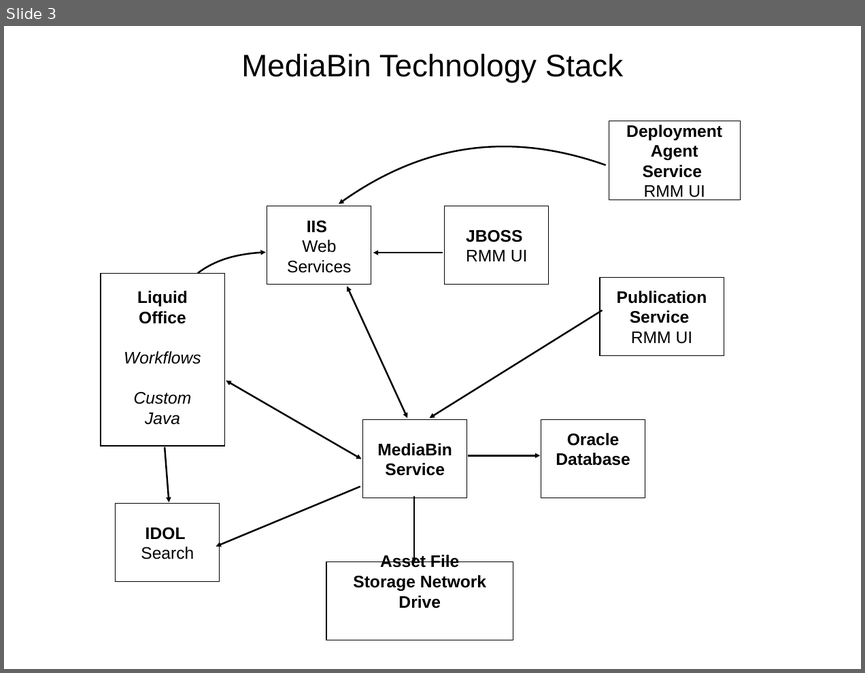
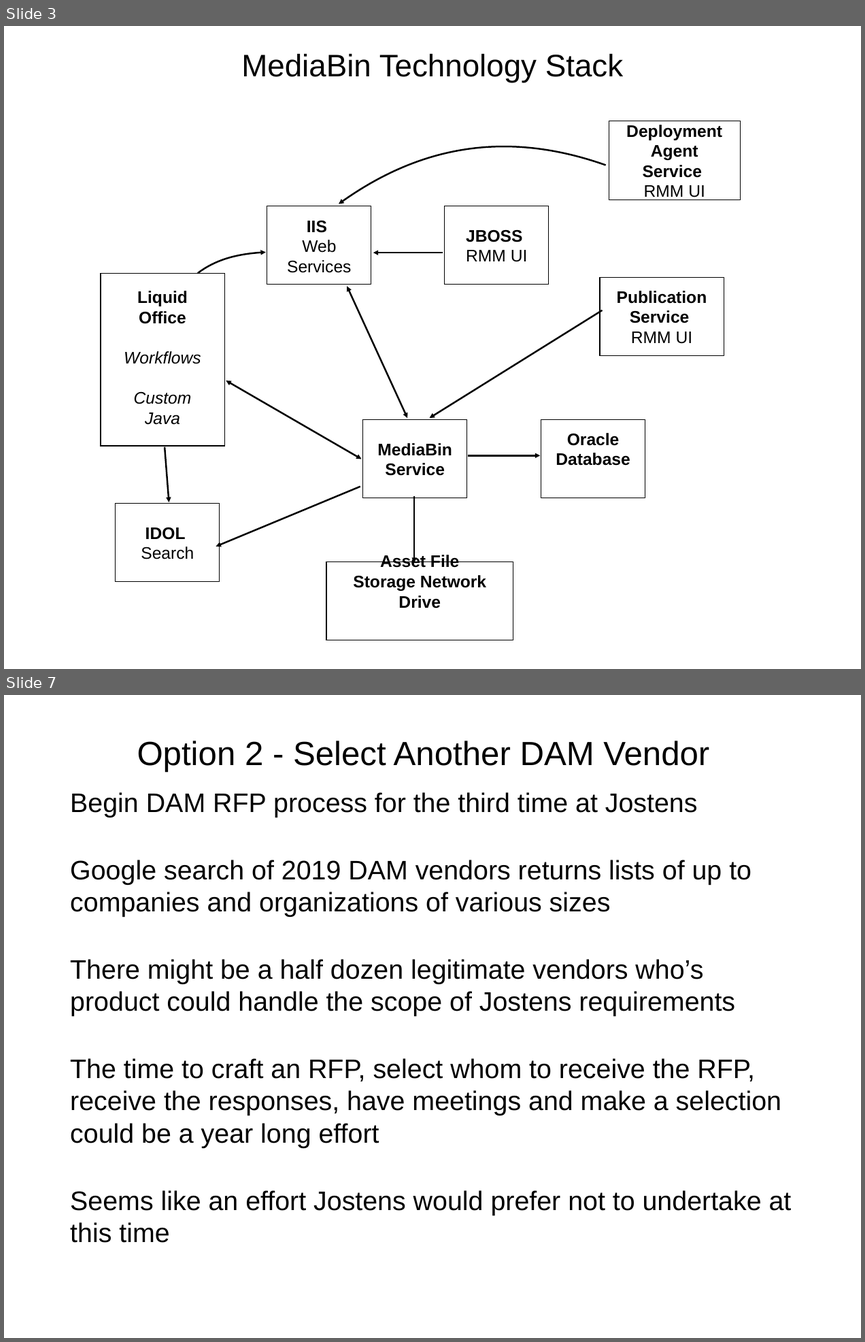
Before and after one commit to wshromoff/SOL, a slide deck: Files/Metadata_Groupings/Tables.pptx. Shown one above the other, each under a label of ours: slide 3 before the commit, slides 3 and 7 after it; the slides between them are not shown. The pictures are 865x673 and 865x1342 pixels, drawn with LibreOffice and Linux fonts; fonts in the diff are those of the drawing. Boxes give left, top, right and bottom in pixels: in the first picture for what was removed or moved away, otherwise in the second. Text is boxed around its words. In the diff, an @@ line names an element or a change of style, - is before the commit and + after.

```diff
--- a/Files/Metadata_Groupings/Tables.pptx
+++ b/Files/Metadata_Groupings/Tables.pptx
@@ slide 7 added at (4, 695, 861, 1338), background #FFFFFF @@
@@ title added at (137, 741, 709, 772), 40 pt, text #000000 @@
+Option 2 - Select Another DAM Vendor
@@ text added at (70, 792, 791, 1242), 32 pt, text #000000 @@
+Begin DAM RFP process for the third time at Jostens
+Google search of 2019 DAM vendors returns lists of up to companies and organizations of various sizes
+There might be a half dozen legitimate vendors who’s product could handle the scope of Jostens requirements
+The time to craft an RFP, select whom to receive the RFP, receive the responses, have meetings and make a selection could be a year long effort
+Seems like an effort Jostens would prefer not to undertake at this time
```
Also in this commit, not shown: 2 slides changed, 7 other slides added, 1 other file.
